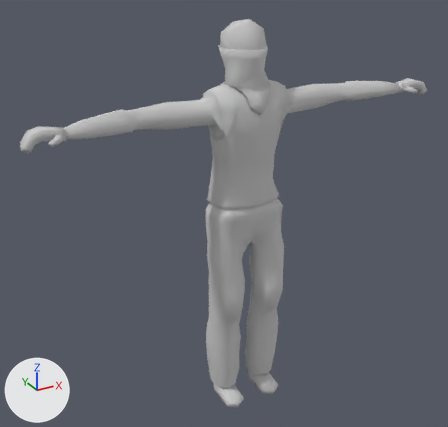
A saved change to the FBX model cookies/Assets/3D_Assets/Characters/Models/Sinnerz/sinner_3.FBX.
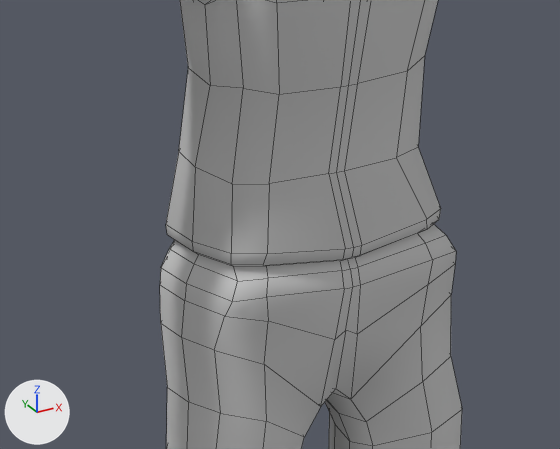
The first picture shows the older version from a 50 mm camera at (-1.36, -2.28, 2.16) aimed at (-0.06, 0.09, 0.97). The close-ups show both versions on the part from 37% to 69% of the width and 33% to 60% of the height of that picture; other places that the commit changed are outside them. Arrows for +X, +Y and +Z are at lower left; the lights stay in place. The close-ups show mesh edges as thin lines. Where no turn or scale is listed for an object, it has been applied to the vertices.

The first close-up shows 'sinner_2'.
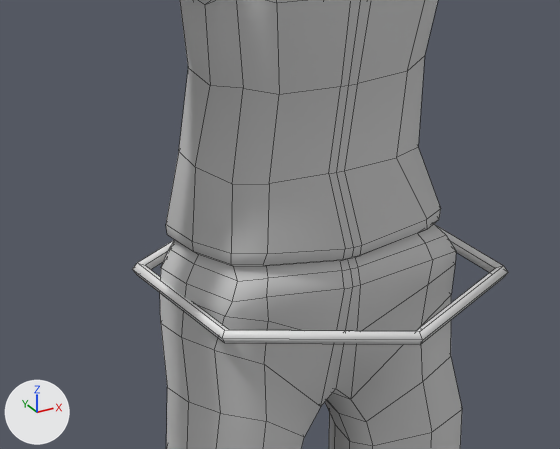
The newer file is also rescaled (x1.087) as a whole; pictures and numbers use the older file's frame.

What differs and where, as boxes (x1, y1, x2, y2) in the close-ups (560 x 449 px):
'waist_controller003.001', added
    after: (133, 224, 508, 345)

Diff of the bpy script that builds the scene:
```diff
--- a/cookies/Assets/3D_Assets/Characters/Models/Sinnerz/sinner_3.FBX.py
+++ b/cookies/Assets/3D_Assets/Characters/Models/Sinnerz/sinner_3.FBX.py
@@ me_mesh_001 @@
+me_mesh_001.from_pydata(...)  # 30 vertices, 30 faces; spans x -0.197..0.197, y -0.228..0.228, z -0.008..0.008
@@ ob_waist_controller003_001 @@
+ob_waist_controller003_001 = bpy.data.objects.new('waist_controller003.001', me_mesh_001)
+ob_waist_controller003_001.location = (0.016, 0.0, 1.005)
```
